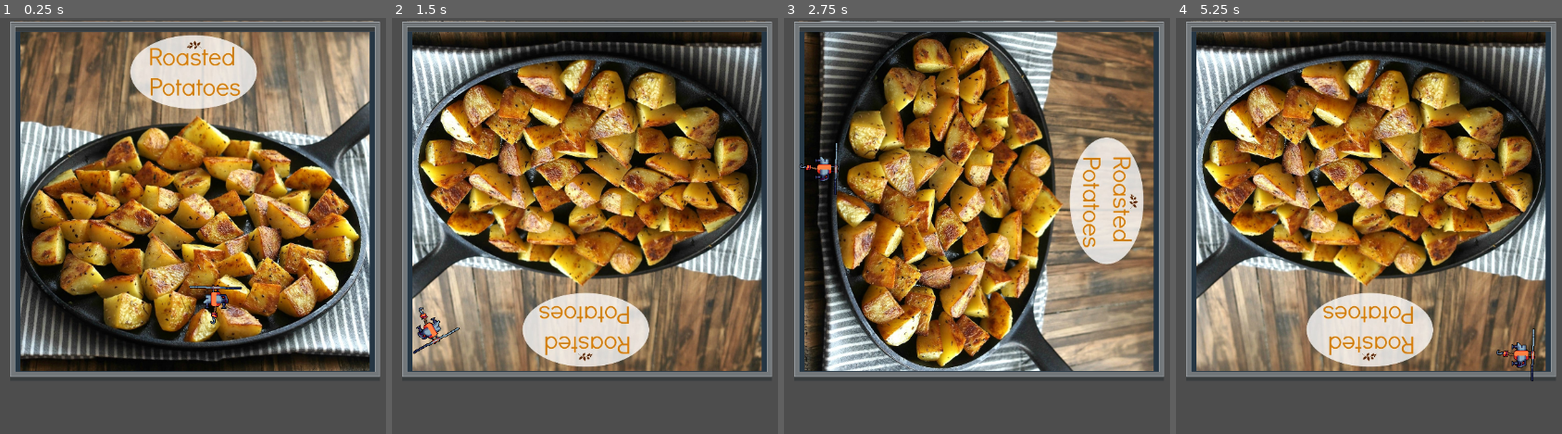
Above: before the commit, frames 1-4 (left to right).
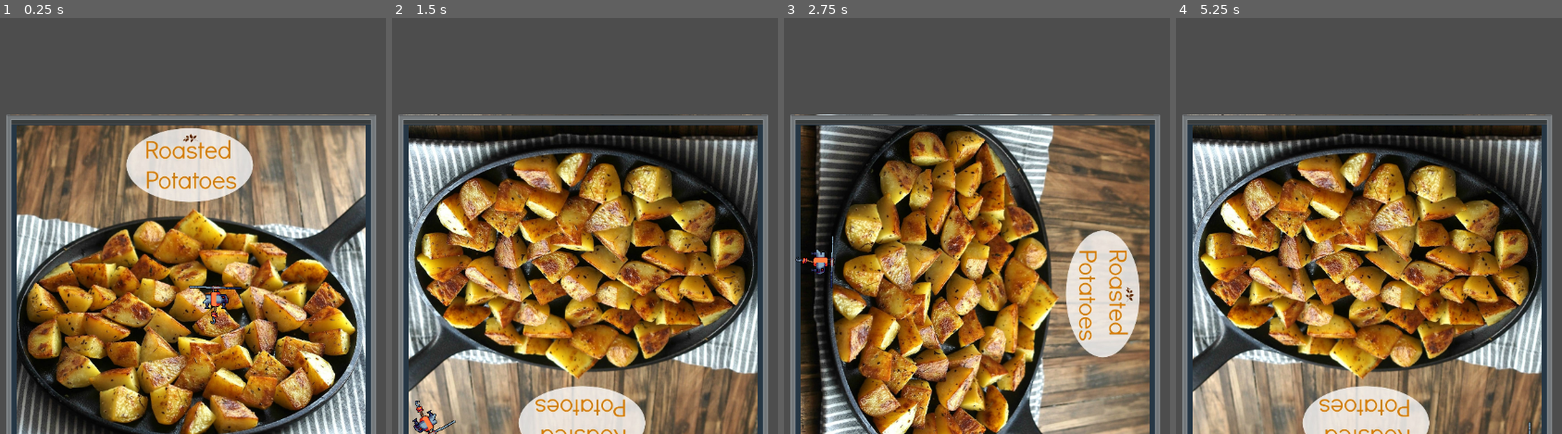
Above: after the commit, the same moments.

Repository: Luna264/gravitygame
Game: Godot game, scene res://node_2d.tscn
The game is run twice, just before and just after one commit, with the same random seed, the same clock (stepped at 60 frames per second) and the same inputs.
Inputs:
- Up to frame 1 (0.25 s): no input
- Up to frame 2 (1.5 s): tap Enter at 0.5 s; hold D (gravRight) 0.53-1.28 s; tap Alt at 0.6 s; hold S (gravDown) from 1.28 s (still down); tap Shift at 1.35 s
- Up to frame 3 (2.75 s): release S (gravDown) at 2.03 s; hold D (gravRight) from 2.03 s (still down); tap Alt at 2.1 s
- Up to frame 4 (5.25 s): tap Space at 2.75 s; release D (gravRight) at 2.78 s; hold W (gravUp) 2.78-3.53 s; tap Shift at 2.85, 4.35 s; hold A (gravLeft) 3.53-5.03 s; tap Alt at 3.6, 5.1 s; tap Enter at 5 s; hold S (gravDown) from 5.03 s (still down)

The runs differ from the first frame. In frame 1, 89% of the frame differs, in the area x 1-99%, y 0-100%; in frame 2, 89%; in frame 3, 85%; in frame 4, 89%.

Commit message:
Added keybinds for gravUp, gravDown, gravLeft and gravRight

Diff:
--- a/Game/gravitygame/node_2d.tscn
+++ b/Game/gravitygame/node_2d.tscn
@@ -1915,4 +1915,4 @@
 tile_set = SubResource("TileSet_kdubu")
 
 [node name="drone test" parent="." instance=ExtResource("5_kdubu")]
-position = Vector2(622, 350)
+position = Vector2(628, 205)
--- a/Game/gravitygame/project.godot
+++ b/Game/gravitygame/project.godot
@@ -48,21 +48,25 @@
 gravUp={
 "deadzone": 0.2,
 "events": [Object(InputEventKey,"resource_local_to_scene":false,"resource_name":"","device":-1,"window_id":0,"alt_press …(192 unchanged characters)…
+, Object(InputEventKey,"resource_local_to_scene":false,"resource_name":"","device":-1,"window_id":0,"alt_pressed":false,"shift_pressed":false,"ctrl_pressed":false,"meta_pressed":false,"pressed":false,"keycode":0,"physical_keycode":4194320,"key_label":0,"unicode":0,"location":0,"echo":false,"script":null)
 ]
 }
 gravDown={
 "deadzone": 0.2,
 "events": [Object(InputEventKey,"resource_local_to_scene":false,"resource_name":"","device":-1,"window_id":0,"alt_press …(192 unchanged characters)…
+, Object(InputEventKey,"resource_local_to_scene":false,"resource_name":"","device":-1,"window_id":0,"alt_pressed":false,"shift_pressed":false,"ctrl_pressed":false,"meta_pressed":false,"pressed":false,"keycode":0,"physical_keycode":4194322,"key_label":0,"unicode":0,"location":0,"echo":false,"script":null)
 ]
 }
 gravLeft={
 "deadzone": 0.2,
 "events": [Object(InputEventKey,"resource_local_to_scene":false,"resource_name":"","device":-1,"window_id":0,"alt_press …(191 unchanged characters)…
+, Object(InputEventKey,"resource_local_to_scene":false,"resource_name":"","device":-1,"window_id":0,"alt_pressed":false,"shift_pressed":false,"ctrl_pressed":false,"meta_pressed":false,"pressed":false,"keycode":0,"physical_keycode":4194319,"key_label":0,"unicode":0,"location":0,"echo":false,"script":null)
 ]
 }
 gravRight={
 "deadzone": 0.2,
 "events": [Object(InputEventKey,"resource_local_to_scene":false,"resource_name":"","device":-1,"window_id":0,"alt_press …(192 unchanged characters)…
+, Object(InputEventKey,"resource_local_to_scene":false,"resource_name":"","device":-1,"window_id":0,"alt_pressed":false,"shift_pressed":false,"ctrl_pressed":false,"meta_pressed":false,"pressed":false,"keycode":0,"physical_keycode":4194321,"key_label":0,"unicode":0,"location":0,"echo":false,"script":null)
 ]
 }
 
Not shown: 1 places in Game/gravitygame/node_2d.tscn that only renumber resources
